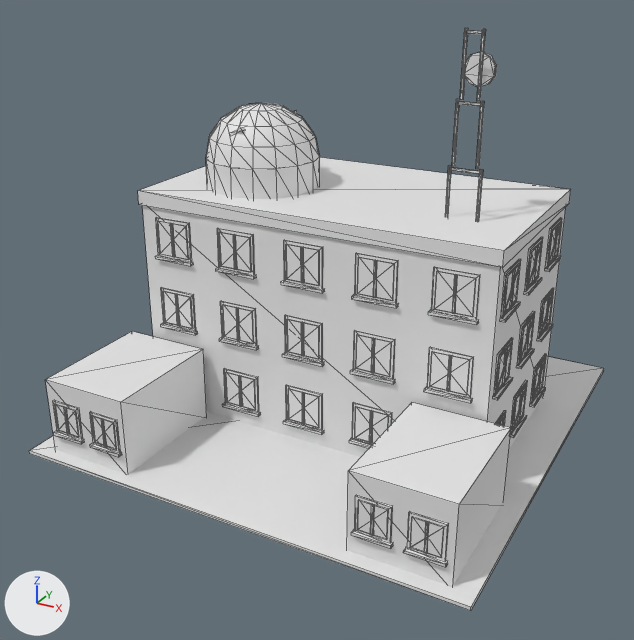
The glTF model assets/models/science_lab.glb as it was, and as the next commit left it.
Before and after are seen from a 50 mm camera at (6.55, -12.85, 8.13) aimed at (-0.11, -0.75, 2.08). The axes (+X, +Y, +Z) are drawn at lower left. The lights are the same throughout. The older version comes first. Mesh edges are drawn as thin lines. Where no turn or scale is listed for an object, it has been applied to the vertices. Vertices at exactly the same position are counted once.

Objects in the first picture: 'Science_lab'.
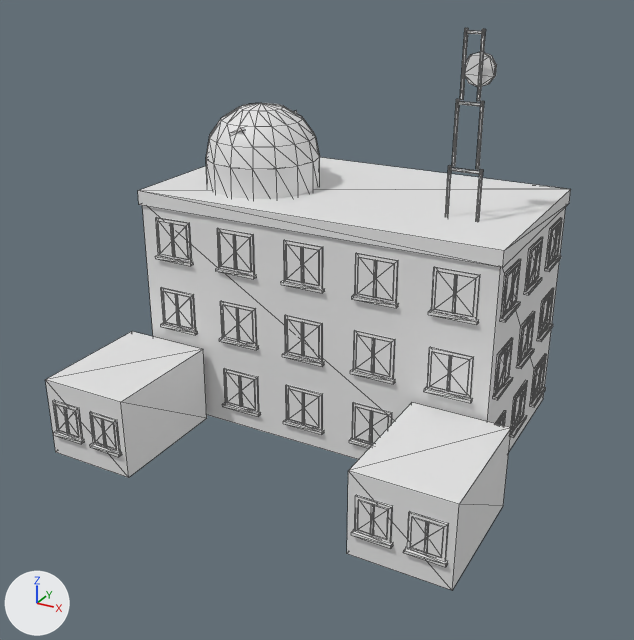
Pixel boxes (x1, y1, x2, y2) of what changed, in the pictures (634 x 640 px):
'Science_lab', reshaped (9% narrower)
    before: (29, 28, 604, 611)
    after: (45, 28, 571, 590)
part 1 of me_science_lab, deleted
    before: (29, 356, 604, 611)

The edits, one by one:
me_science_lab is used by ob_science_lab; location (0.0, 0.0, 0.0).
me_science_lab had 1901 vertices, 2908 faces and spanned x -3.95..3.95, y -3.95..3.95, z 0.0..6.9.
me_science_lab now has 1893 vertices, 2896 faces and spans x -3.6..3.6, y -3.77..3.13, z 0.0..6.9.
me_science_lab part 1: the loose piece of 8 vertices spanning x -3.95..3.95, y -3.95..3.95, z 0.0..0.06 is deleted.
